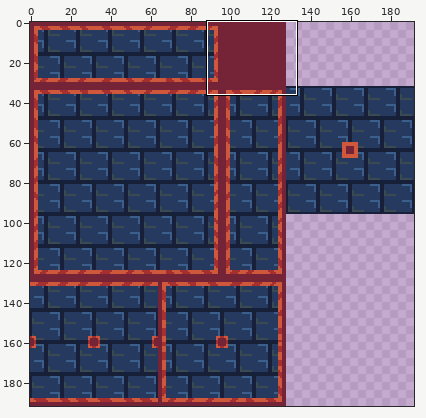
Two states of a sprite sheet, Assets/Sprites/Castle_Tileset.png. The first picture is a wide view before the edit; the outline marks the close-up.
Close-up. The starting point:
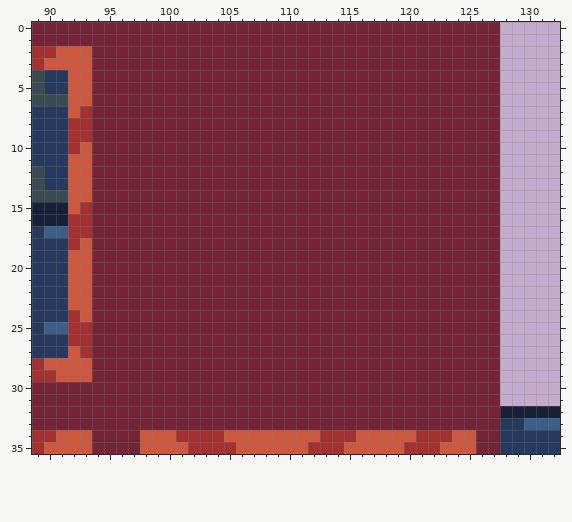
The file is 192x192 pixels. Shown: x 89..132, y 0..35. The commit also changed other parts of the picture, which this record leaves out.
After the commit:
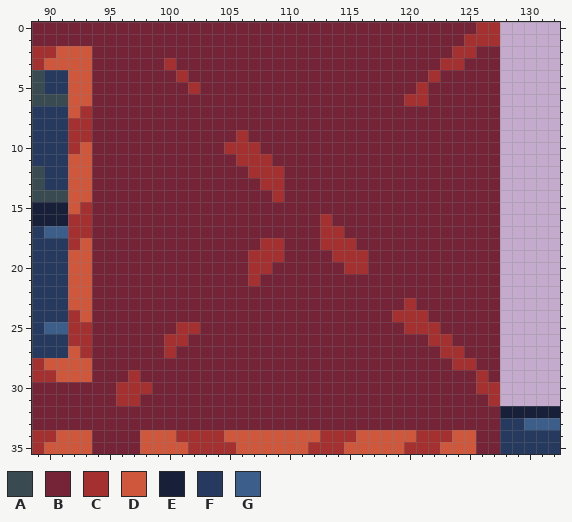
Palette (. is transparent): A #394a50  B #752438  C #a53030  D #cf573c  E #172038  F #253a5e  G #3c5e8b
Changes in this commit:
@@ x 89..132 @@
- 0 BBBBBBBBBBBBBBBBBBBBBBBBBBBBBBBBBBBBBBB.....
- 1 BBBBBBBBBBBBBBBBBBBBBBBBBBBBBBBBBBBBBBB.....
- 2 CCDDDBBBBBBBBBBBBBBBBBBBBBBBBBBBBBBBBBB.....
- 3 CDDDDBBBBBBBBBBBBBBBBBBBBBBBBBBBBBBBBBB.....
- 4 AFFDDBBBBBBBBBBBBBBBBBBBBBBBBBBBBBBBBBB.....
- 5 AFFDDBBBBBBBBBBBBBBBBBBBBBBBBBBBBBBBBBB.....
- 6 AAADDBBBBBBBBBBBBBBBBBBBBBBBBBBBBBBBBBB.....
+ 0 BBBBBBBBBBBBBBBBBBBBBBBBBBBBBBBBBBBBBCC.....
+ 1 BBBBBBBBBBBBBBBBBBBBBBBBBBBBBBBBBBBBCCC.....
+ 2 CCDDDBBBBBBBBBBBBBBBBBBBBBBBBBBBBBBCCBB.....
+ 3 CDDDDBBBBBBCBBBBBBBBBBBBBBBBBBBBBBCCBBB.....
+ 4 AFFDDBBBBBBBCBBBBBBBBBBBBBBBBBBBBCBBBBB.....
+ 5 AFFDDBBBBBBBBCBBBBBBBBBBBBBBBBBBCBBBBBB.....
+ 6 AAADDBBBBBBBBBBBBBBBBBBBBBBBBBBCCBBBBBB.....
  7 FFFDCBBBBBBBBBBBBBBBBBBBBBBBBBBBBBBBBBB.....
  8 FFFCCBBBBBBBBBBBBBBBBBBBBBBBBBBBBBBBBBB.....
- 9 FFFCCBBBBBBBBBBBBBBBBBBBBBBBBBBBBBBBBBB.....
-10 FFFCDBBBBBBBBBBBBBBBBBBBBBBBBBBBBBBBBBB.....
-11 FFFDDBBBBBBBBBBBBBBBBBBBBBBBBBBBBBBBBBB.....
-12 AFFDDBBBBBBBBBBBBBBBBBBBBBBBBBBBBBBBBBB.....
-13 AFFDDBBBBBBBBBBBBBBBBBBBBBBBBBBBBBBBBBB.....
-14 AAADDBBBBBBBBBBBBBBBBBBBBBBBBBBBBBBBBBB.....
+ 9 FFFCCBBBBBBBBBBBBCBBBBBBBBBBBBBBBBBBBBB.....
+10 FFFCDBBBBBBBBBBBCCCBBBBBBBBBBBBBBBBBBBB.....
+11 FFFDDBBBBBBBBBBBBCCCBBBBBBBBBBBBBBBBBBB.....
+12 AFFDDBBBBBBBBBBBBBCCCBBBBBBBBBBBBBBBBBB.....
+13 AFFDDBBBBBBBBBBBBBBCCBBBBBBBBBBBBBBBBBB.....
+14 AAADDBBBBBBBBBBBBBBBCBBBBBBBBBBBBBBBBBB.....
 15 EEEDCBBBBBBBBBBBBBBBBBBBBBBBBBBBBBBBBBB.....
-16 EEECCBBBBBBBBBBBBBBBBBBBBBBBBBBBBBBBBBB.....
-17 FGGCCBBBBBBBBBBBBBBBBBBBBBBBBBBBBBBBBBB.....
-18 FFFCDBBBBBBBBBBBBBBBBBBBBBBBBBBBBBBBBBB.....
-19 FFFDDBBBBBBBBBBBBBBBBBBBBBBBBBBBBBBBBBB.....
-20 FFFDDBBBBBBBBBBBBBBBBBBBBBBBBBBBBBBBBBB.....
-21 FFFDDBBBBBBBBBBBBBBBBBBBBBBBBBBBBBBBBBB.....
+16 EEECCBBBBBBBBBBBBBBBBBBBCBBBBBBBBBBBBBB.....
+17 FGGCCBBBBBBBBBBBBBBBBBBBCCBBBBBBBBBBBBB.....
+18 FFFCDBBBBBBBBBBBBBBCCBBBCCCBBBBBBBBBBBB.....
+19 FFFDDBBBBBBBBBBBBBCCCBBBBCCCBBBBBBBBBBB.....
+20 FFFDDBBBBBBBBBBBBBCCBBBBBBCCBBBBBBBBBBB.....
+21 FFFDDBBBBBBBBBBBBBCBBBBBBBBBBBBBBBBBBBB.....
 22 FFFDDBBBBBBBBBBBBBBBBBBBBBBBBBBBBBBBBBB.....
-23 FFFDDBBBBBBBBBBBBBBBBBBBBBBBBBBBBBBBBBB.....
-24 FFFCDBBBBBBBBBBBBBBBBBBBBBBBBBBBBBBBBBB.....
-25 FGGCCBBBBBBBBBBBBBBBBBBBBBBBBBBBBBBBBBB.....
-26 FFFCCBBBBBBBBBBBBBBBBBBBBBBBBBBBBBBBBBB.....
-27 FFFDCBBBBBBBBBBBBBBBBBBBBBBBBBBBBBBBBBB.....
-28 CDDDDBBBBBBBBBBBBBBBBBBBBBBBBBBBBBBBBBB.....
-29 CCDDDBBBBBBBBBBBBBBBBBBBBBBBBBBBBBBBBBB.....
-30 BBBBBBBBBBBBBBBBBBBBBBBBBBBBBBBBBBBBBBB.....
-31 BBBBBBBBBBBBBBBBBBBBBBBBBBBBBBBBBBBBBBB.....
+23 FFFDDBBBBBBBBBBBBBBBBBBBBBBBBBBCBBBBBBB.....
+24 FFFCDBBBBBBBBBBBBBBBBBBBBBBBBBCCCBBBBBB.....
+25 FGGCCBBBBBBBCCBBBBBBBBBBBBBBBBBCCCBBBBB.....
+26 FFFCCBBBBBBCCBBBBBBBBBBBBBBBBBBBBCCBBBB.....
+27 FFFDCBBBBBBCBBBBBBBBBBBBBBBBBBBBBBCCBBB.....
+28 CDDDDBBBBBBBBBBBBBBBBBBBBBBBBBBBBBBCCBB.....
+29 CCDDDBBBCBBBBBBBBBBBBBBBBBBBBBBBBBBBBCB.....
+30 BBBBBBBCCCBBBBBBBBBBBBBBBBBBBBBBBBBBBCC.....
+31 BBBBBBBCCBBBBBBBBBBBBBBBBBBBBBBBBBBBBBC.....
 32 BBBBBBBBBBBBBBBBBBBBBBBBBBBBBBBBBBBBBBBEEEEE
Where, in picture pixels (left, top, right, bottom), the same in both close-ups:
changed: (404, 22, 500, 106)
changed: (164, 58, 200, 94)
changed: (224, 130, 284, 202)
changed: (320, 214, 500, 406)
changed: (248, 238, 284, 286)
changed: (116, 322, 200, 406)
